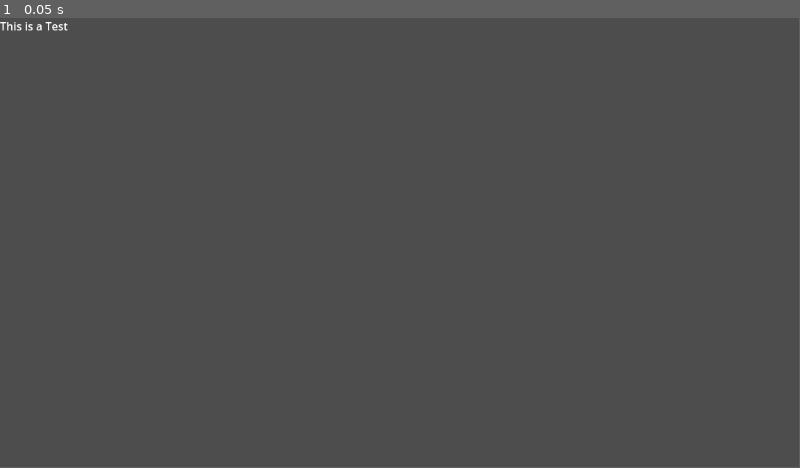
Above: before the commit, frame 1.
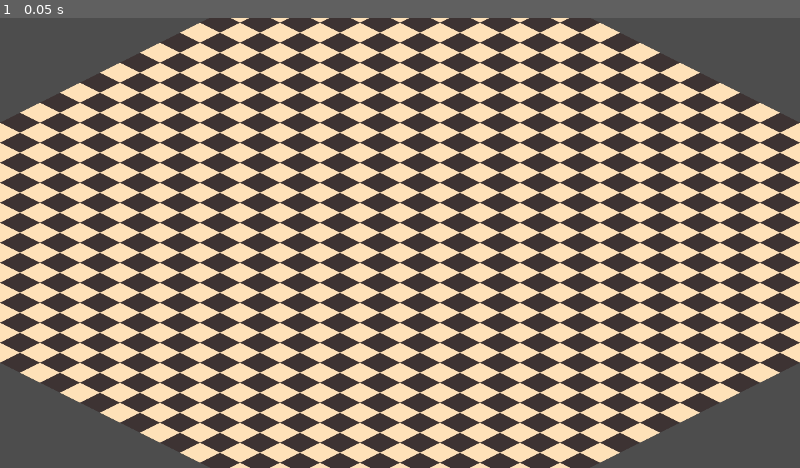
Above: after the commit, the same moment.

Repository: shawn-mcgee/mulberry
Game: Godot game, scene res://world/world.tscn
The game is run twice, just before and just after one commit, with the same random seed, the same clock (stepped at 60 frames per second) and the same inputs. Before the commit the project starts from res://world.tscn.
Inputs:
- Up to frame 1 (0.05 s): no input
The window is 799x449 before the commit and 800x450 after it. Grey fills any space a smaller window leaves; there, only what the larger window draws over its background counts as a difference.

The runs differ from the first frame. In frame 1, 85% of the frame differs, in the area x 0-100%, y 0-100%.

Commit message:
Add viewport settings, new textures, and isometric grid functionality

Diff:
--- a/project.godot
+++ b/project.godot
@@ -14,3 +14,14 @@
 run/main_scene="uid://bptkema0gehhu"
 config/features=PackedStringArray("4.5", "Forward Plus")
 config/icon="res://icon.svg"
+
+[display]
+
+window/size/viewport_width=1280
+window/size/viewport_height=720
+window/stretch/mode="viewport"
+window/stretch/scale_mode="integer"
+
+[rendering]
+
+textures/canvas_textures/default_texture_filter=0
--- a/world.tscn
+++ /dev/null
@@ -1,11 +0,0 @@
-[gd_scene load_steps=2 format=3 uid="uid://bptkema0gehhu"]
-
-[ext_resource type="Script" uid="uid://b8mx8d38snad0" path="res://world.gd" id="1_f3sb7"]
-
-[node name="World" type="Node2D"]
-script = ExtResource("1_f3sb7")
-
-[node name="Label" type="Label" parent="."]
-offset_right = 40.0
-offset_bottom = 23.0
-text = "This is a Test"
--- /dev/null
+++ b/world/debug_grid.gd
@@ -0,0 +1,62 @@
+@tool
+extends Node2D
+
+var _texture: Texture2D
+var _width  : int = 32
+var _depth  : int = 32
+
+@export var texture: Texture2D:
+  get = _get_texture,
+  set = _set_texture
+
+@export var width: int:
+  get = _get_width,
+  set = _set_width
+
+@export var depth: int:
+  get = _get_depth,
+  set = _set_depth
+
+func _get_texture() -> Texture2D:
+  return _texture
+
+func _get_width() -> int:
+  return _width
+
+func _get_depth() -> int:
+  return _depth
+
+func _set_texture(value: Texture2D):
+  _texture = value
+  queue_redraw()
+
+func _set_width(value: int):
+  _width = value
+  queue_redraw()
+
+func _set_depth(value: int):
+  _depth = value
+  queue_redraw()
+
+func _draw() -> void:
+  if not _texture:
+    return
+
+  for i in range(_width):
+    for j in range(_depth):
+      var pixel = Isometric.world_to_pixel(Vector2(i, j))
+
+      var dst_rect = Rect2(
+        pixel.x - Isometric.TILE_HALF_WIDTH,
+        pixel.y                            ,
+        Isometric.TILE_WIDTH,
+        Isometric.TILE_DEPTH
+      )
+
+      var src_rect;
+      if (i + j) & 1:
+        src_rect = Rect2(0                   , 0, Isometric.TILE_WIDTH, Isometric.TILE_DEPTH)
+      else:
+        src_rect = Rect2(Isometric.TILE_WIDTH, 0, Isometric.TILE_WIDTH, Isometric.TILE_DEPTH)
+
+      draw_texture_rect_region(_texture, dst_rect, src_rect)
--- /dev/null
+++ b/world/isometric/isometric.gd
@@ -0,0 +1,61 @@
+@tool
+class_name Isometric
+extends Node2D
+
+const TILE_WIDTH : int = 64
+const TILE_DEPTH : int = 32
+const TILE_HEIGHT: int = 96
+
+@warning_ignore("integer_division")
+const TILE_HALF_WIDTH : int = TILE_WIDTH  / 2
+@warning_ignore("integer_division")
+const TILE_HALF_DEPTH : int = TILE_DEPTH  / 2
+@warning_ignore("integer_division")
+const TILE_HALF_HEIGHT: int = TILE_HEIGHT / 2
+
+var _world_position: Vector2 = Vector2.ZERO
+var _pixel_position: Vector2 = Vector2.ZERO
+
+@export var world_position: Vector2:
+  get = _get_world_position,
+  set = _set_world_position
+
+@export var pixel_position: Vector2:
+  get = _get_pixel_position,
+  set = _set_pixel_position
+
+func _ready() -> void:
+  _update_position()
+
+func _get_world_position() -> Vector2:
+  return _world_position
+
+func _get_pixel_position() -> Vector2:
+  return _pixel_position
+
+func _set_world_position(where: Vector2):
+  _world_position =                          where
+  _pixel_position = Isometric.world_to_pixel(where)
+  _update_position()
+
+func _set_pixel_position(where: Vector2):
+  _pixel_position =                          where
+  _world_position = Isometric.pixel_to_world(where)
+  _update_position()
+
+func _update_position():
+  position = _pixel_position
+
+static func world_to_pixel(where: Vector2) -> Vector2:
+  return Vector2(
+    (where.x - where.y) * TILE_HALF_WIDTH,
+    (where.x + where.y) * TILE_HALF_DEPTH
+  )
+
+static func pixel_to_world(where: Vector2) -> Vector2:
+  var x = where.x / TILE_HALF_WIDTH
+  var y = where.y / TILE_HALF_DEPTH
+  return Vector2(
+    (y + x),
+    (y - x)
+  )
--- /dev/null
+++ b/world/world.tscn
@@ -0,0 +1,24 @@
+[gd_scene load_steps=5 format=3 uid="uid://bptkema0gehhu"]
+
+[ext_resource type="Script" uid="uid://b8mx8d38snad0" path="res://world/world.gd" id="1_f3sb7"]
+[ext_resource type="Script" uid="uid://i43sm2hg12kt" path="res://world/debug_grid.gd" id="2_tcf2h"]
+[ext_resource type="Texture2D" uid="uid://djyorbll3phrk" path="res://asset/png/debug.png" id="3_4717r"]
+[ext_resource type="Script" uid="uid://btde1hxhemlxb" path="res://world/isometric/isometric.gd" id="4_h5o24"]
+
+[node name="World" type="Node2D"]
+script = ExtResource("1_f3sb7")
+
+[node name="DebugGrid" type="Node2D" parent="."]
+script = ExtResource("2_tcf2h")
+texture = ExtResource("3_4717r")
+width = 32
+depth = 32
+
+[node name="Isometric" type="Node2D" parent="."]
+position = Vector2(0, 512)
+script = ExtResource("4_h5o24")
+world_position = Vector2(16, 16)
+pixel_position = Vector2(0, 512)
+metadata/_custom_type_script = "uid://btde1hxhemlxb"
+
+[node name="Camera2D" type="Camera2D" parent="Isometric"]
Binary file added: asset/png/debug.png
Not shown, added: asset/png/debug.png.import
Binary file added: asset/png/palette-31-32x.png
Not shown, added: asset/png/palette-31-32x.png.import
Binary file added: asset/png/wall.png
Not shown, added: asset/png/wall.png.import
Not shown, added: world/debug_grid.gd.uid
Not shown, added: world/isometric/isometric.gd.uid
Renamed: world.gd -> world/world.gd
Renamed: world.gd.uid -> world/world.gd.uid
